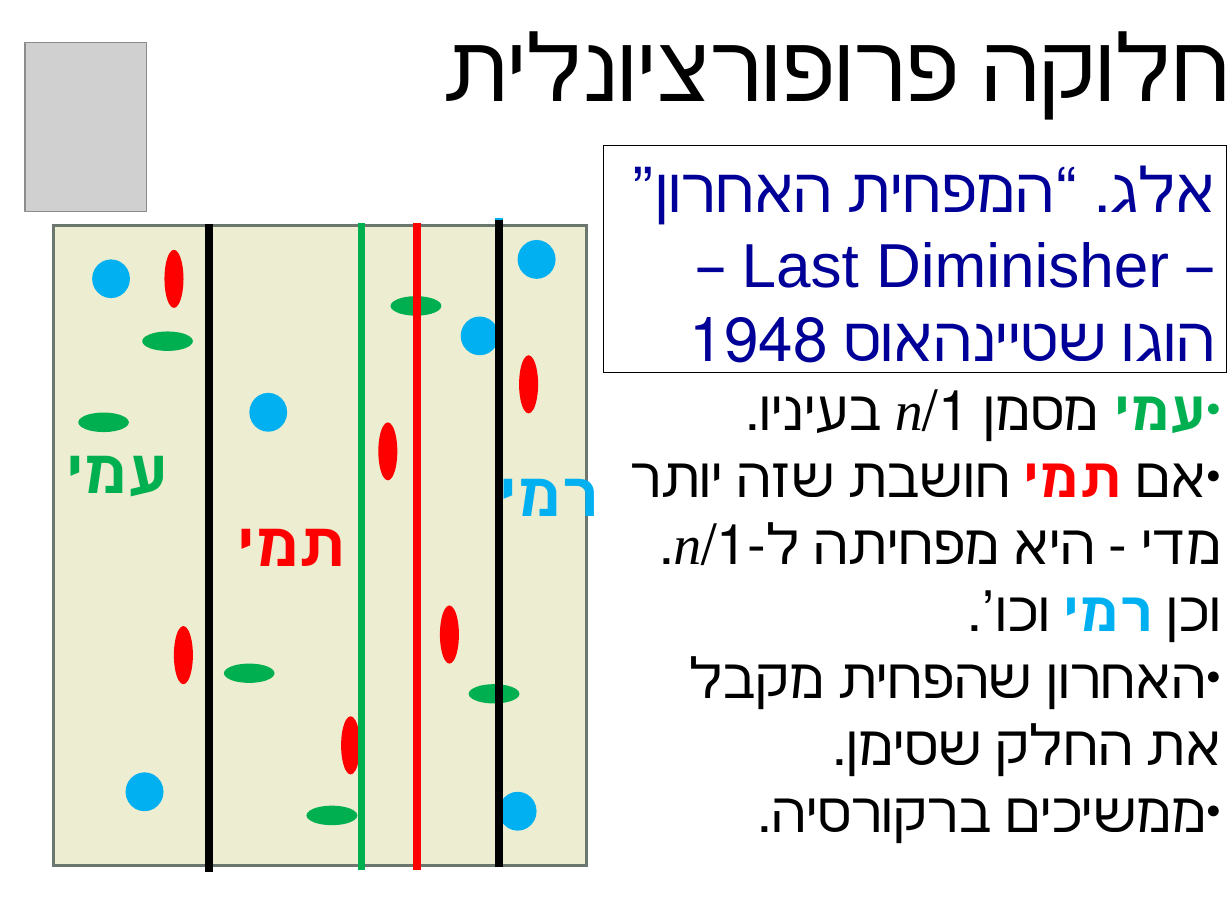
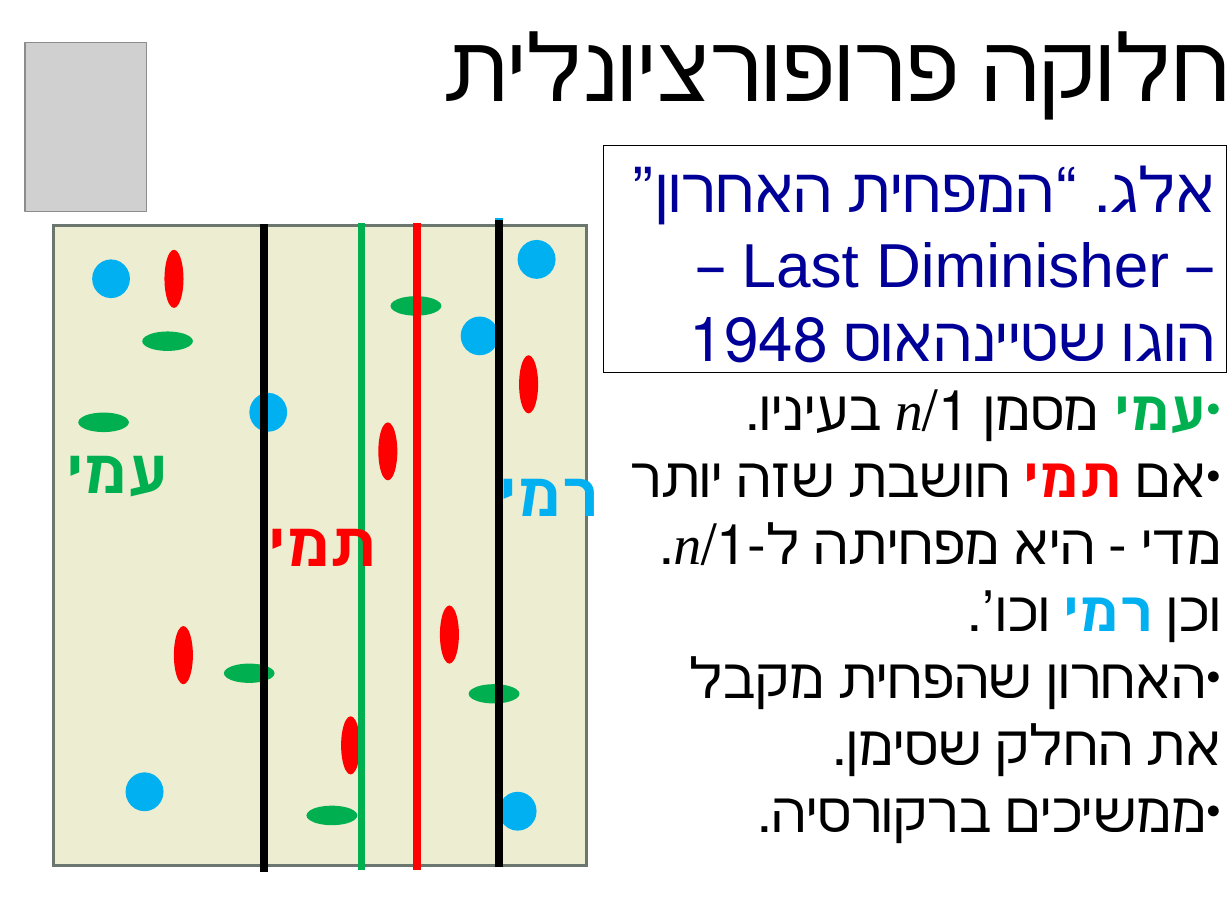
Before and after one commit to erelsgl-at-ariel/algorithms-5787, a slide deck: slide 12 of 01-fair-cake-cutting/slides-1-proportional.pptx. Drawn at 1232x924 pixels with LibreOffice and Linux fonts; fonts in the diff are those of the drawing; grey boxes stand for pictures. Boxes give left, top, right and bottom in pixels: in the first picture for what was removed or moved away, otherwise in the second. Text is boxed around its words. In the diff, an @@ line names an element or a change of style, - is before the commit and + after.

```diff
--- a/01-fair-cake-cutting/slides-1-proportional.pptx
+++ b/01-fair-cake-cutting/slides-1-proportional.pptx
@@ freeform shape moved from (x1=209, y1=228, x2=209, y2=869) to (x1=264, y1=228, x2=264, y2=869) @@
@@ free "תמי" moved from (x1=227, y1=505, x2=368, y2=586) to (x1=257, y1=505, x2=398, y2=586) @@
```
Also in this commit, not shown: 7 other files.
